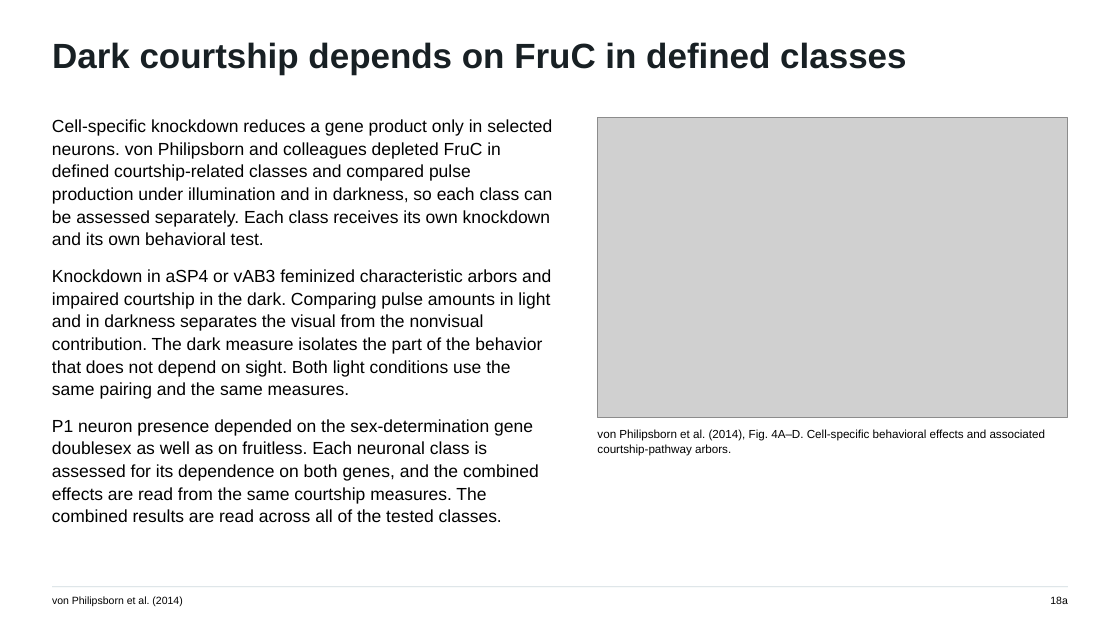
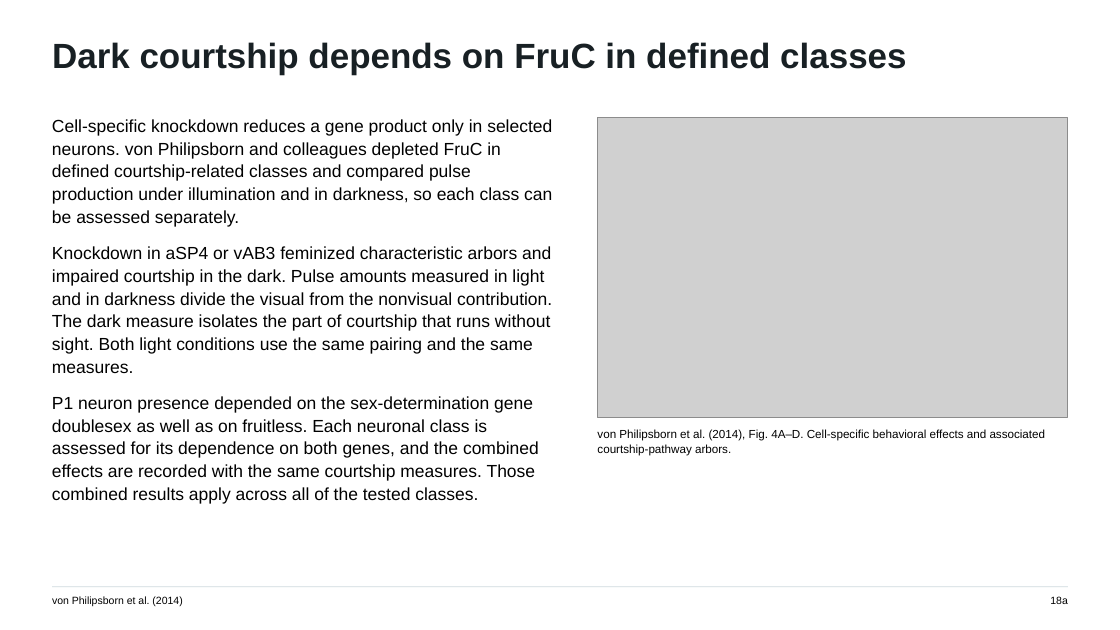
Before and after one commit to jordanxxlopez/NEUROETHOLOGY, a slide deck: slide 24 of scaffolded/Neuroethology_Lecture34_FA2026_SCAFFOLDED.pptx. Drawn at 1120x630 pixels with LibreOffice and Linux fonts; fonts in the diff are those of the drawing; grey boxes stand for pictures. Boxes give left, top, right and bottom in pixels: in the first picture for what was removed or moved away, otherwise in the second. Text is boxed around its words. In the diff, an @@ line names an element or a change of style, - is before the commit and + after.

```diff
--- a/scaffolded/Neuroethology_Lecture34_FA2026_SCAFFOLDED.pptx
+++ b/scaffolded/Neuroethology_Lecture34_FA2026_SCAFFOLDED.pptx
@@ text at (x1=52, y1=119, x2=552, y2=504): text changed @@
-Cell-specific knockdown reduces a gene product only in selected neurons. von Philipsborn and colleagues depleted FruC in defined courtship-related classes and compared pulse production under illumination and in darkness, so each class can be assessed separately. Each class receives its own knockdown and its own behavioral test.
-Knockdown in aSP4 or vAB3 feminized characteristic arbors and impaired courtship in the dark. Comparing pulse amounts in light and in darkness separates the visual from the nonvisual contribution. The dark measure isolates the part of the behavior that does not depend on sight. Both light conditions use the same pairing and the same measures.
-P1 neuron presence depended on the sex-determination gene doublesex as well as on fruitless. Each neuronal class is assessed for its dependence on both genes, and the combined effects are read from the same courtship measures. The combined results are read across all of the tested classes.
+Cell-specific knockdown reduces a gene product only in selected neurons. von Philipsborn and colleagues depleted FruC in defined courtship-related classes and compared pulse production under illumination and in darkness, so each class can be assessed separately.
+Knockdown in aSP4 or vAB3 feminized characteristic arbors and impaired courtship in the dark. Pulse amounts measured in light and in darkness divide the visual from the nonvisual contribution. The dark measure isolates the part of courtship that runs without sight. Both light conditions use the same pairing and the same measures.
+P1 neuron presence depended on the sex-determination gene doublesex as well as on fruitless. Each neuronal class is assessed for its dependence on both genes, and the combined effects are recorded with the same courtship measures. Those combined results apply across all of the tested classes.
```
Also in this commit, not shown: 43 other slides changed, 3 other files.
